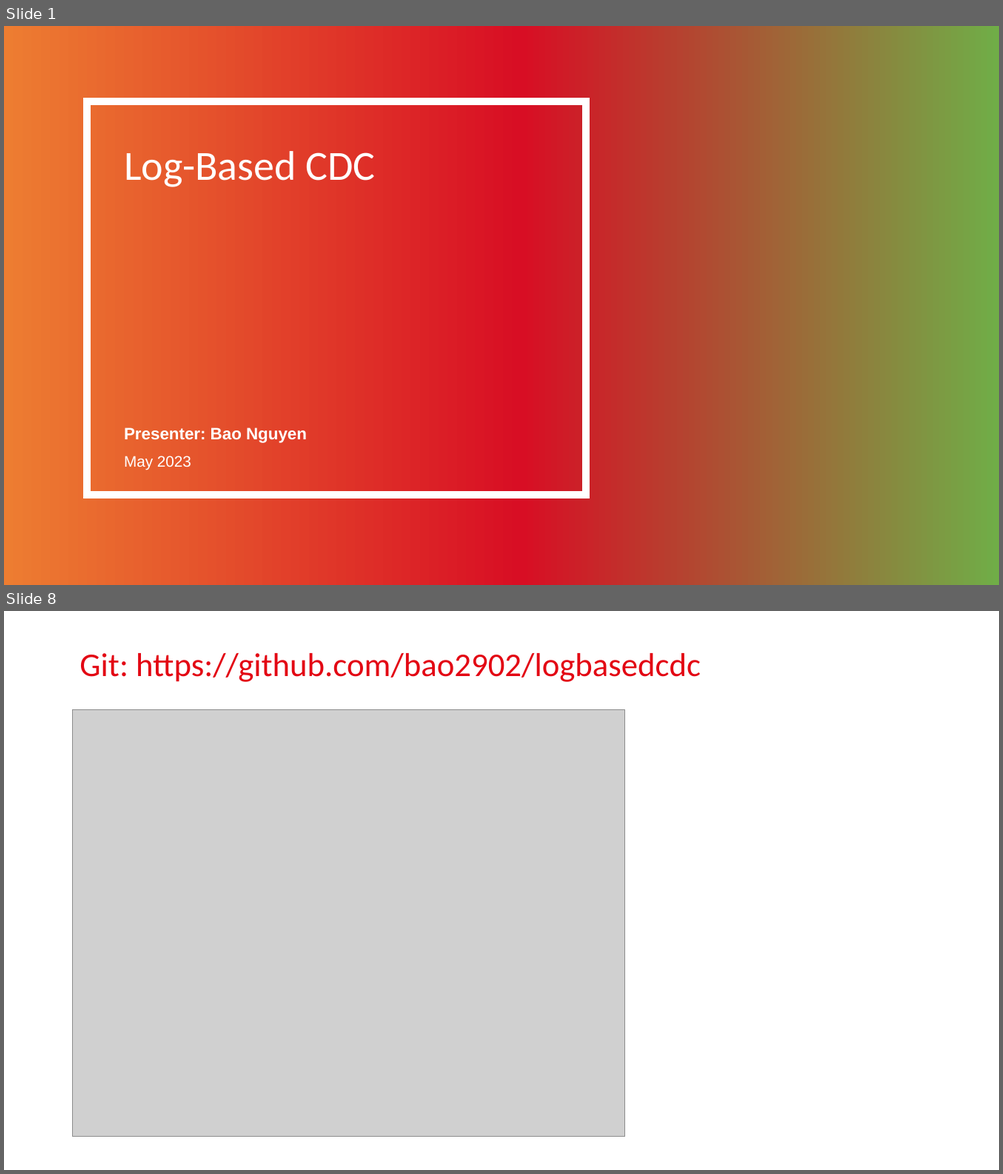
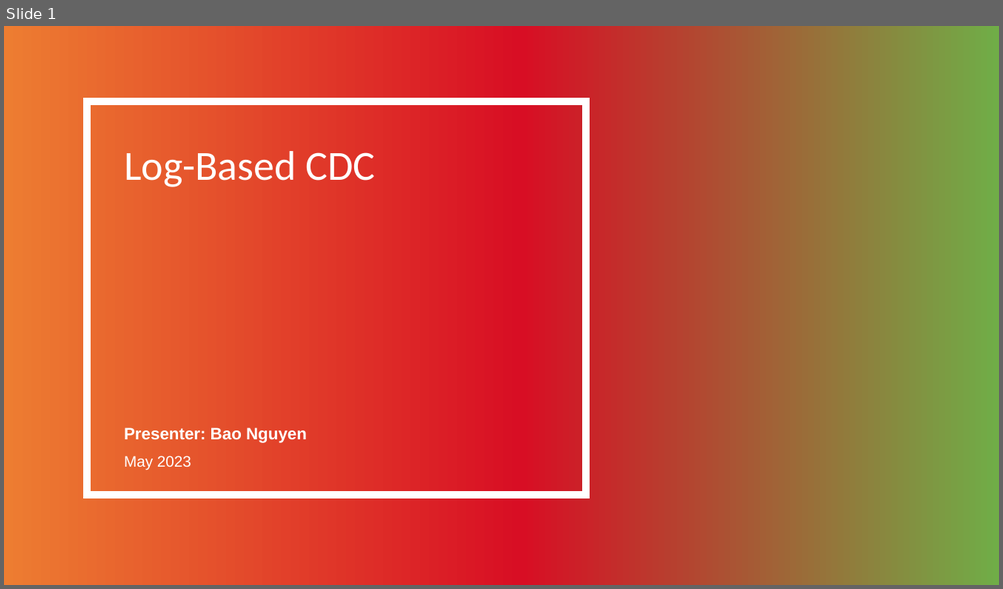
Before and after one commit to bao2902/logbasedcdc, a slide deck: LogBasedCDC.pptx. Shown one above the other, each under a label of ours: slides 1 and 8 before the commit, slide 1 after it; the slides between them are not shown. The pictures are 1003x1174 and 1003x589 pixels, drawn with LibreOffice and Linux fonts; fonts in the diff are those of the drawing; grey boxes stand for pictures; background and template pictures are left out. Boxes give left, top, right and bottom in pixels: in the first picture for what was removed or moved away, otherwise in the second. Text is boxed around its words. In the diff, an @@ line names an element or a change of style, - is before the commit and + after.

```diff
--- a/LogBasedCDC.pptx
+++ b/LogBasedCDC.pptx
@@ slide 8 removed at (4,611,999,1170), background picture (left out) @@
@@ title removed at (79,653,700,682) @@
-Git: https://github.com/bao2902/logbasedcdc
@@ picture removed at (73,709,626,1137) @@
```
Also in this commit, not shown: 8 slides changed, 7 slides added, 9 other slides removed, 2 other files.
